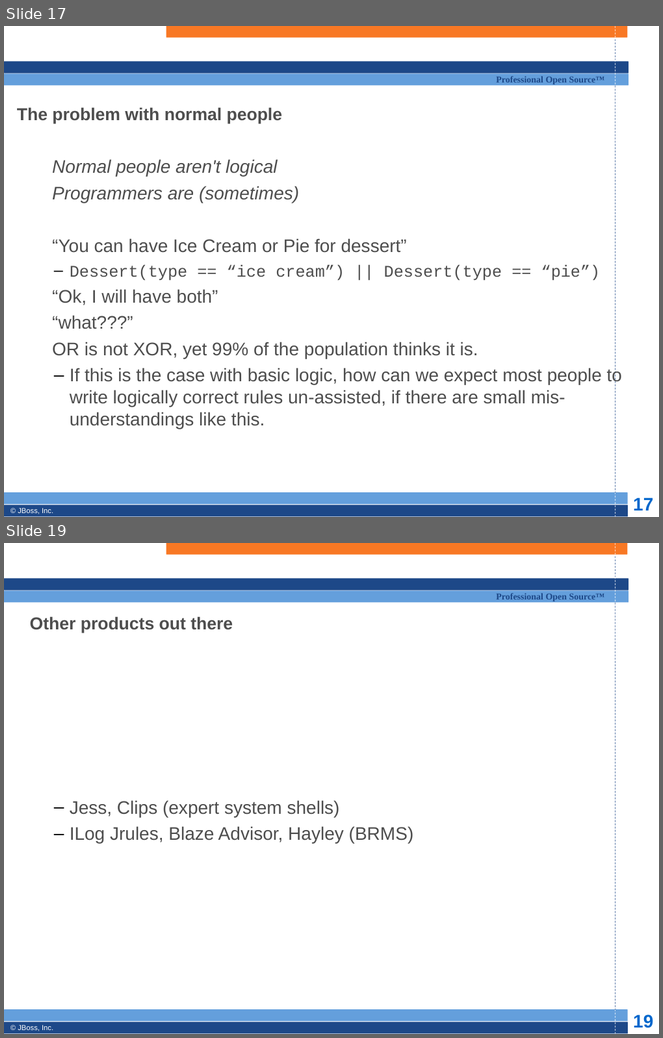
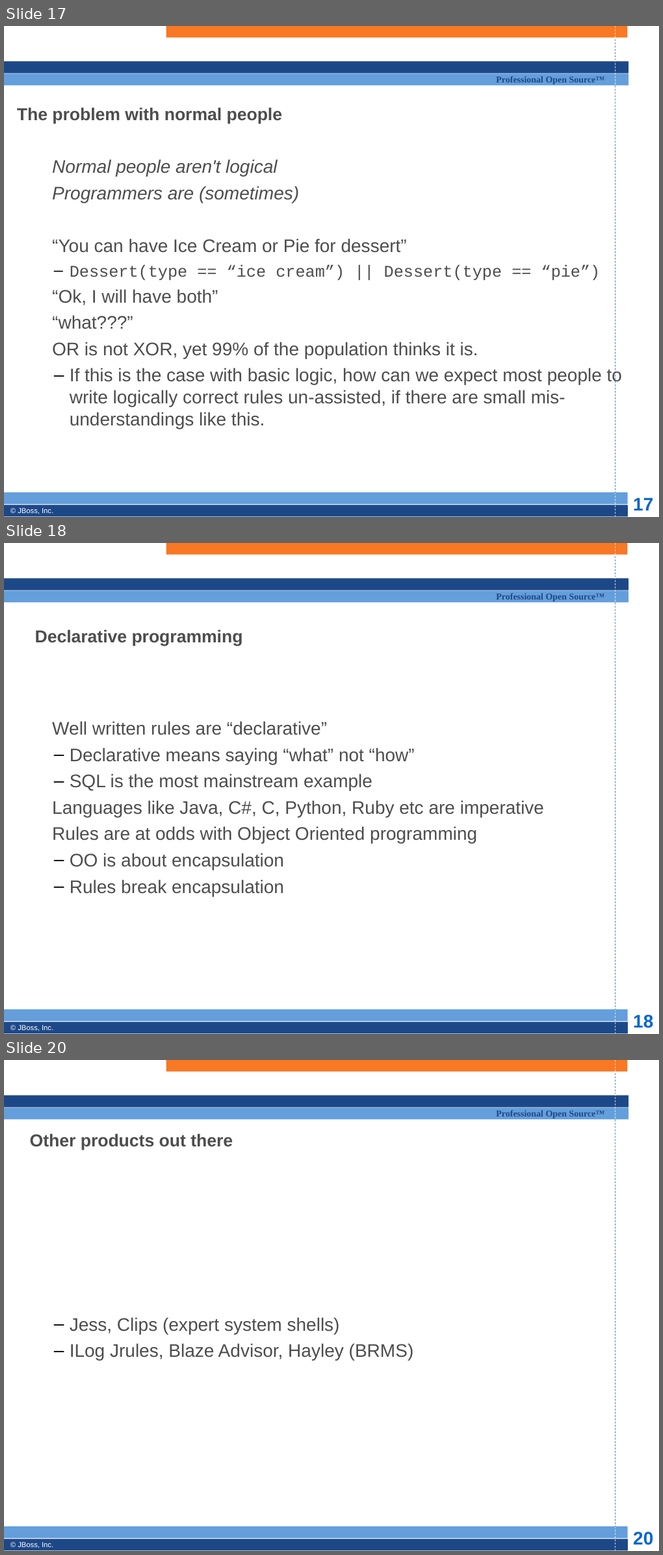
Before and after one commit to bobmcwhirter/drools, a slide deck: documentation/training/developers-course/Module 1 - Introduction.odp. Shown one above the other, each under a label of ours: slides 17 and 19 before the commit, slides 17, 18 and 20 after it; the slides between them are not shown. The pictures are 663x1038 and 663x1555 pixels, drawn with LibreOffice and Linux fonts; fonts in the diff are those of the drawing; background and template pictures are left out. Boxes give left, top, right and bottom in pixels: in the first picture for what was removed or moved away, otherwise in the second. Text is boxed around its words. In the diff, an @@ line names an element or a change of style, - is before the commit and + after.

```diff
--- a/documentation/training/developers-course/Module 1 - Introduction.odp
+++ b/documentation/training/developers-course/Module 1 - Introduction.odp
@@ slide 18 added at <box>4,543,659,1034</box>, background #FFFFFF; not listed: 13 template elements that a slide beside it also shows @@
@@ title added at <box>35,629,243,646</box>, 19 pt, text #4D4D4D, bold @@
+Declarative programming
@@ subtitle added at <box>52,721,544,897</box>, 20 pt, text #4D4D4D @@
+  Well written rules are “declarative”
+  – Declarative means saying “what” not “how”
+  – SQL is the most mainstream example
+  Languages like Java, C#, C, Python, Ruby etc are imperative
+  Rules are at odds with Object Oriented programming
+  – OO is about encapsulation
+  – Rules break encapsulation
@@ what was slide 19 is now slide 20 @@
@@ page number at <box>633,1532,653,1546</box>: text changed @@
-19
+20
```
Also in this commit, not shown: 3 slides changed, 1 other slide added, 1 slide removed.
